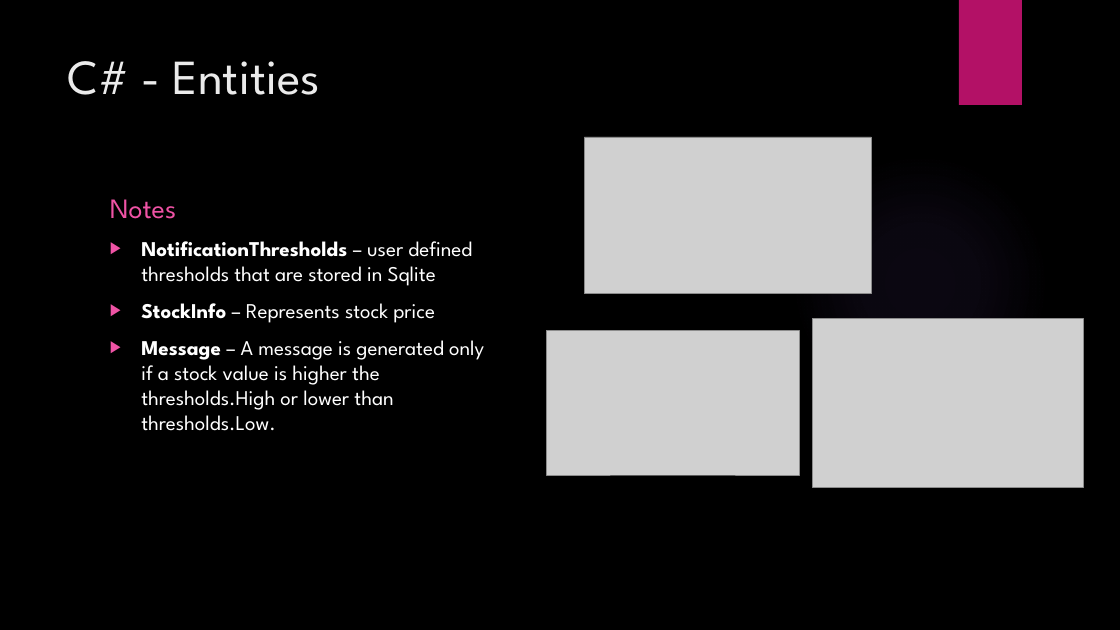
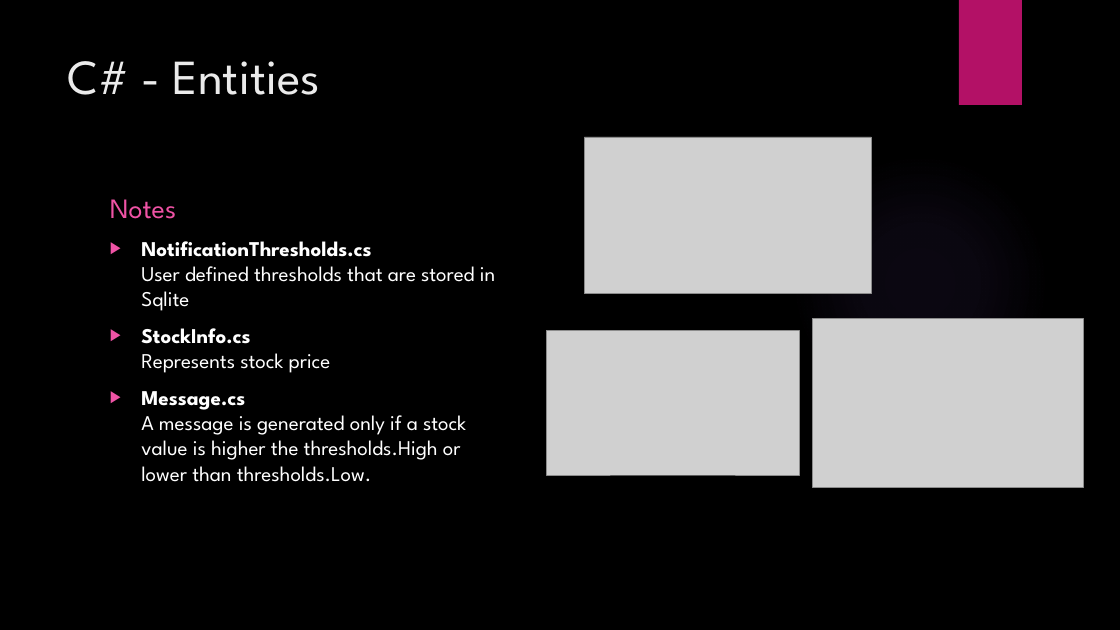
Before and after one commit to JordanMarr/TradeMinderFSharp, a slide deck: slide 7 of TradeMinder F# - C#.pptx. Drawn at 1120x630 pixels with LibreOffice and Linux fonts; fonts in the diff are those of the drawing; grey boxes stand for pictures; background and template pictures are left out. Boxes give left, top, right and bottom in pixels: in the first picture for what was removed or moved away, otherwise in the second. Text is boxed around its words. In the diff, an @@ line names an element or a change of style, - is before the commit and + after.

```diff
--- a/TradeMinder F# - C#.pptx
+++ b/TradeMinder F# - C#.pptx
@@ text at (141,241,495,482): text changed @@
-▶ NotificationThresholds – user defined thresholds that are stored in Sqlite
-▶ StockInfo – Represents stock price
-▶ Message – A message is generated only if a stock value is higher the thresholds.High or lower than thresholds.Low.
+▶ NotificationThresholds.cs
+  User defined thresholds that are stored in Sqlite
+▶ StockInfo.cs
+  Represents stock price
+▶ Message.cs
+  A message is generated only if a stock value is higher the thresholds.High or lower than thresholds.Low.
```
Also in this commit, not shown: 21 other slides changed.
